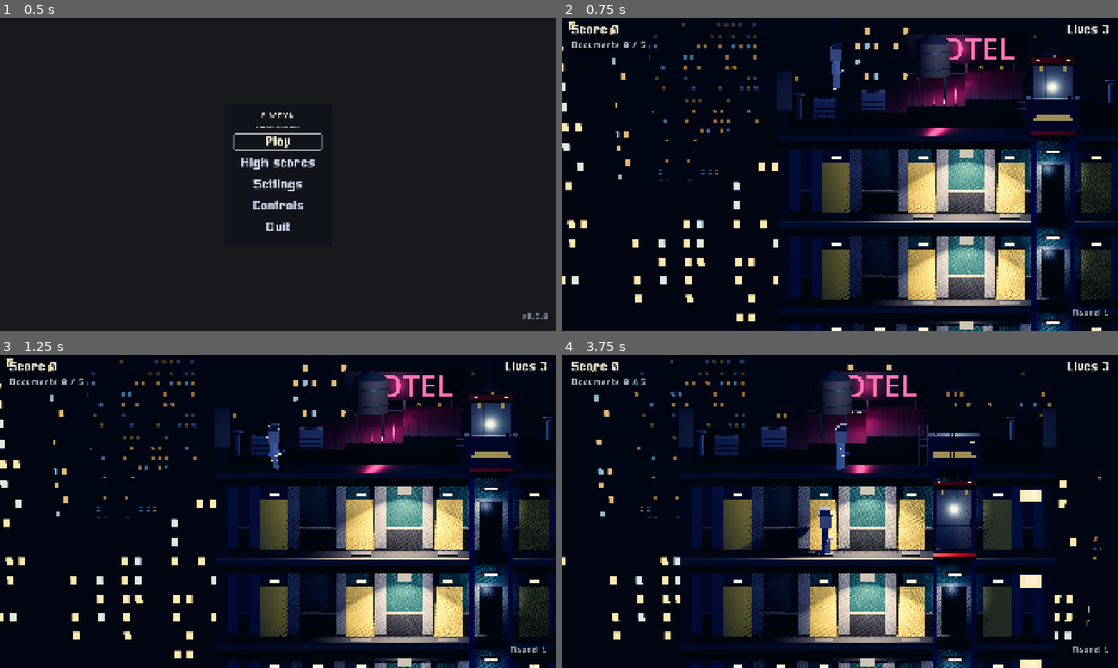
Above: before the commit, frames 1-4 (two rows, left to right).
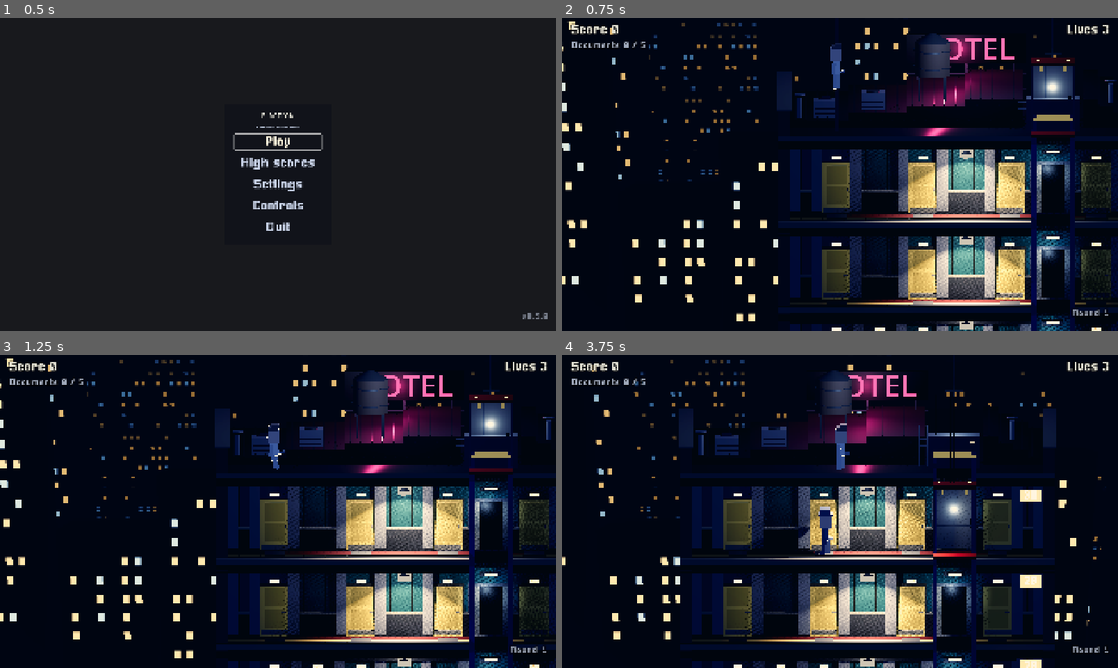
Above: after the commit, the same moments.

Repository: BalashovDmitriy/elaction
Game: Godot game, scene res://src/main.tscn
Two runs of this game, one before a commit and one after it. Both use one fixed random seed, a clock stepped at 60 frames per second and the inputs below.
Inputs (mouse positions are in pixels of both pictures, inside the frame that each line leads up to):
- Up to frame 1 (0.5 s): no input
- Up to frame 2 (0.75 s): click "Play" at 0.5 s
- Up to frame 3 (1.25 s): no input
- Up to frame 4 (3.75 s): tap Enter at 1.25 s; move the mouse to (962, 495) at 1.27 s; hold Right (move_right) 1.28-2 s; tap X (shoot) at 1.35, 3.05 s; click (962, 495) at 1.42 s; tap Space (jump) at 1.52 s; drag from (728, 527) to (812, 574) at 2.02 s; move the mouse to (895, 442) at 2.77 s; hold Right (move_right) 2.78-3.5 s; hold Shift 2.78-3.5 s; drag from (812, 574) to (673, 464) at 3.52 s

Frame 1 is identical in both runs. In frame 2, 3.1% of the frame differs, in the area x 46-99%, y 39-100%; in frame 3, 3.1%; in frame 4, 3.1%.

Commit message:
feat(m20): двери, лампы, этажи детальнее; искры
Двери: филёнки в тон створки, ручка с розеткой, отбойник, наличник.
Лампы: абажур и светящаяся чаша, видная сбоку, чашка подвеса; детали
светильника не отбрасывают тени, иначе глушили бы свой свет. Этажи
(FloorDetail, мультимешами): ковровая дорожка с каймой, швы плитки, стыки
стеновых панелей, карниз. Искры при попадании пули в лампу (Sparks).

Co-Authored-By: Claude Opus 5.5 (1M context) <noreply@anthropic.com>

Diff:
--- a/src/levels/building_scenery.gd
+++ b/src/levels/building_scenery.gd
@@ -47,6 +47,11 @@
 	kit.name = "RoofKit"
 	add_child(kit)
 	kit.build(rules, plan)
+
+	var details := FloorDetail.new()
+	details.name = "FloorDetail"
+	add_child(details)
+	details.build(rules, plan)
 
 	dressing = BuildingDressing.lay(rules, plan, building_seed)
 	var props := BuildingProps.new()
--- /dev/null
+++ b/src/levels/floor_detail.gd
@@ -0,0 +1,141 @@
+class_name FloorDetail
+extends Node3D
+
+## Мелкие детали этажей: ковровая дорожка вдоль коридора, швы плитки, стыки
+## стеновых панелей и карниз под потолком (ADR-0031, решение 3).
+##
+## Потолок не детализируется: камера смотрит сверху (ADR-0023, решение 1), и
+## его нижней стороны не видно. Детали — там, где их видно: пол и задняя стена.
+## Всё мультимешами по одному на материал: деталей тысячи, а узлов — единицы.
+## Без тел. Этаж выхода — гараж, у него своя разметка ([BuildingProps]).
+
+## Дорожка: ширина поперёк коридора, толщина, где её середина по глубине.
+const RUNNER := Vector2(1.0, 0.012)
+const RUNNER_Z: float = -0.15
+## Кайма дорожки — светлая полоса по краям.
+const RUNNER_EDGE: float = 0.05
+
+## Швы плитки: шаг вдоль коридора и толщина.
+const SEAM_STEP: float = 0.9
+const SEAM: float = 0.012
+
+## Стыки панелей задней стены: шаг, ширина и докуда от пола (над плинтусом).
+const JOINT_STEP: float = 0.9
+const JOINT_WIDTH: float = 0.02
+const JOINT_FROM: float = BuildingRibs.SKIRTING_HEIGHT + BuildingRibs.RAIL_HEIGHT
+
+## Карниз под потолком: высота и вынос от стены.
+const CROWN := Vector2(0.12, 0.1)
+
+const RUNNER_COLOR := Color(0.26, 0.08, 0.09)
+const RUNNER_EDGE_COLOR := Color(0.62, 0.5, 0.26)
+const SEAM_COLOR := Color(0.09, 0.09, 0.1)
+const JOINT_COLOR := Color(0.07, 0.08, 0.09)
+
+var _rules: BuildingRules = null
+var _plan: BuildingPlan = null
+var _parts: Dictionary = {}
+
+
+## Собирает детали всех этажей, кроме гаража.
+func build(rules: BuildingRules, plan: BuildingPlan) -> void:
+	_rules = rules
+	_plan = plan
+	for index in rules.floors - 1:
+		_dress_floor(index)
+	_commit("runner", GreyboxLook.surface(RUNNER_COLOR))
+	_commit("edge", GreyboxLook.surface(RUNNER_EDGE_COLOR))
+	_commit("seam", GreyboxLook.surface(SEAM_COLOR))
+	_commit("joint", GreyboxLook.surface(JOINT_COLOR))
+	_commit("crown", GreyboxLook.metal(GreyboxLook.TRIM.darkened(0.4)))
+
+
+func _dress_floor(index: int) -> void:
+	var surface := _rules.floor_surface(index)
+	var bounds := _rules.floor_span(index)
+	var inner := Vector2(bounds.x + BuildingShell.WALL_WIDTH, bounds.y - BuildingShell.WALL_WIDTH)
+	for span in BuildingPlan.spans_between(_plan.gaps_on(_rules, index), inner):
+		var length := span.y - span.x
+		if length <= 0.2:
+			continue
+		var middle := (span.x + span.y) * 0.5
+		var top := surface - RUNNER.y * 0.5
+		_add("runner", Vector3(length, RUNNER.y, RUNNER.x), Vector3(middle, top, RUNNER_Z))
+		for side: float in [-1.0, 1.0]:
+			var edge_z := RUNNER_Z + side * (RUNNER.x * 0.5 - RUNNER_EDGE * 0.5)
+			_add(
+				"edge", Vector3(length, RUNNER.y + 0.002, RUNNER_EDGE), Vector3(middle, top, edge_z)
+			)
+		var seams := int(length / SEAM_STEP)
+		for seam in seams:
+			var x := span.x + SEAM_STEP * (float(seam) + 0.5)
+			_add(
+				"seam",
+				Vector3(SEAM, 0.004, WorldSpace.CORRIDOR_DEPTH),
+				Vector3(x, surface - 0.002, 0.0)
+			)
+	var story_top := _rules.story_top(index)
+	var wall_height := surface - story_top
+	var joint_height := wall_height - JOINT_FROM - CROWN.x
+	var wall_z := WorldSpace.BACK_WALL_Z + 0.004
+	var joints := int((inner.y - inner.x) / JOINT_STEP)
+	for joint in joints:
+		var x := inner.x + JOINT_STEP * (float(joint) + 0.5)
+		if _near_opening(index, x):
+			continue
+		_add(
+			"joint",
+			Vector3(JOINT_WIDTH, joint_height, 0.008),
+			Vector3(x, story_top + CROWN.x + joint_height * 0.5, wall_z)
+		)
+	_add(
+		"crown",
+		Vector3(inner.y - inner.x, CROWN.x, CROWN.y),
+		Vector3(
+			(inner.x + inner.y) * 0.5,
+			story_top + CROWN.x * 0.5,
+			WorldSpace.BACK_WALL_Z + CROWN.y * 0.5
+		)
+	)
+
+
+## Стоит ли точка стены в проёме двери или в портале шахты: стыку там не место.
+func _near_opening(index: int, x: float) -> bool:
+	var half_door := Door.LEAF_SIZE.x * 0.5 + Door.FRAME_WIDTH
+	for door in _plan.doors:
+		if door.floor_index == index and absf(door.x - x) < half_door:
+			return true
+	var half_shaft := _rules.shaft_width * 0.5 + BuildingShafts.PORTAL_JAMB
+	for shaft in _plan.shafts:
+		if shaft.top <= index and index <= shaft.bottom and absf(shaft.x - x) < half_shaft:
+			return true
+	if index == _rules.floors - 1 and absf(_plan.exit_x - x) < BuildingShell.EXIT_WIDTH:
+		return true
+	return false
+
+
+## Запоминает коробку: [param at] — x и y в плоскости правил, z сцены.
+func _add(kind: String, size: Vector3, at: Vector3) -> void:
+	if not _parts.has(kind):
+		_parts[kind] = [] as Array[Transform3D]
+	var place := WorldSpace.to_scene(Vector2(at.x, at.y))
+	place.z = at.z
+	(_parts[kind] as Array[Transform3D]).append(Transform3D(Basis.from_scale(size), place))
+
+
+func _commit(kind: String, material: StandardMaterial3D) -> void:
+	if not _parts.has(kind):
+		return
+	var places: Array[Transform3D] = _parts[kind]
+	var box := BoxMesh.new()
+	box.material = material
+	var many := MultiMesh.new()
+	many.transform_format = MultiMesh.TRANSFORM_3D
+	many.mesh = box
+	many.instance_count = places.size()
+	for index in places.size():
+		many.set_instance_transform(index, places[index])
+	var node := MultiMeshInstance3D.new()
+	node.name = kind.capitalize()
+	node.multimesh = many
+	add_child(node)
--- a/src/systems/doors/door.gd
+++ b/src/systems/doors/door.gd
@@ -41,6 +41,17 @@
 
 ## Табло над створкой: габарит и на сколько его середина выше верха створки, м.
 const SIGN_SIZE := Vector3(0.4, 0.13, 0.04)
+
+## Детали двери (ADR-0031, решение 3): филёнки на створке, ручка, отбойная
+## пластина и наличник вокруг проёма, м.
+const PANEL_SIZE := Vector2(0.84, 0.78)
+const PANEL_RELIEF: float = 0.02
+const HANDLE := Vector3(0.15, 0.025, 0.04)
+const ROSETTE := Vector3(0.06, 0.12, 0.02)
+const HANDLE_RISE: float = 1.0
+const KICK_PLATE := Vector2(1.08, 0.2)
+const FRAME_WIDTH: float = 0.08
+const FRAME_DEPTH: float = 0.05
 const SIGN_RISE: float = 0.2
 
 ## Сколько Otto может пересидеть внутри, с.
@@ -72,6 +83,8 @@
 var _shown: float = -1.0
 var _shown_red: bool = false
 var _sign: MeshInstance3D = null
+## Филёнки створки: их тон идёт за створкой — красной или обычной.
+var _panels: Array[MeshInstance3D] = []
 
 @onready var _mat: Area3D = $Mat
 @onready var _leaf: MeshInstance3D = $Leaf
@@ -100,6 +113,8 @@
 		0.0, LEAF_SIZE.y + SIGN_RISE, WorldSpace.BACK_WALL_Z + SIGN_SIZE.z * 0.5
 	)
 	add_child(_sign)
+	_dress_leaf()
+	_frame_the_opening()
 	_refresh_look()
 
 
@@ -240,8 +255,54 @@
 	_leaf.position.z = WorldSpace.BACK_WALL_Z + LEAF_STANDOFF - sin(angle) * half
 	var tone := GreyboxLook.DOOR_RED if has_document else GreyboxLook.DOOR
 	_leaf.material_override = GreyboxLook.surface(tone)
+	var relief := GreyboxLook.surface(tone.darkened(0.14))
+	for panel in _panels:
+		panel.material_override = relief
 	var glow := GreyboxLook.SIGN_RED if has_document else GreyboxLook.SIGN_WARM
 	_sign.material_override = GreyboxLook.light(glow)
+
+
+## Детали створки: две филёнки, ручка с розеткой у свободного края и отбойная
+## пластина внизу. Дети створки — поворачиваются вместе с ней.
+func _dress_leaf() -> void:
+	var front := LEAF_THICKNESS * 0.5
+	var bottom := -LEAF_SIZE.y * 0.5
+	for rise: float in [0.35, 0.78]:
+		var panel := GreyboxLook.box(
+			Vector3(PANEL_SIZE.x, PANEL_SIZE.y, PANEL_RELIEF), GreyboxLook.surface(GreyboxLook.DOOR)
+		)
+		panel.position = Vector3(0.0, bottom + LEAF_SIZE.y * rise, front + PANEL_RELIEF * 0.5)
+		_leaf.add_child(panel)
+		_panels.append(panel)
+	var chrome := GreyboxLook.metal(GreyboxLook.TRIM)
+	var handle_x := LEAF_SIZE.x * 0.5 - 0.14
+	var rosette := GreyboxLook.box(ROSETTE, chrome)
+	rosette.position = Vector3(handle_x, bottom + HANDLE_RISE, front + ROSETTE.z * 0.5)
+	_leaf.add_child(rosette)
+	var lever := GreyboxLook.box(HANDLE, chrome)
+	lever.position = Vector3(
+		handle_x - HANDLE.x * 0.4, bottom + HANDLE_RISE, front + ROSETTE.z + HANDLE.z * 0.5
+	)
+	_leaf.add_child(lever)
+	var kick := GreyboxLook.box(Vector3(KICK_PLATE.x, KICK_PLATE.y, 0.01), chrome)
+	kick.position = Vector3(0.0, bottom + KICK_PLATE.y * 0.5 + 0.02, front + 0.005)
+	_leaf.add_child(kick)
+
+
+## Наличник вокруг проёма на задней стене: стойки и перемычка.
+func _frame_the_opening() -> void:
+	var trim := GreyboxLook.metal(GreyboxLook.TRIM.darkened(0.35))
+	var half := LEAF_SIZE.x * 0.5
+	var z := WorldSpace.BACK_WALL_Z + FRAME_DEPTH * 0.5
+	for side: float in [-1.0, 1.0]:
+		var jamb := GreyboxLook.box(Vector3(FRAME_WIDTH, LEAF_SIZE.y, FRAME_DEPTH), trim)
+		jamb.position = Vector3(side * (half + FRAME_WIDTH * 0.5), LEAF_SIZE.y * 0.5, z)
+		add_child(jamb)
+	var head := GreyboxLook.box(
+		Vector3(LEAF_SIZE.x + FRAME_WIDTH * 2.0, FRAME_WIDTH, FRAME_DEPTH), trim
+	)
+	head.position = Vector3(0.0, LEAF_SIZE.y + FRAME_WIDTH * 0.5, z)
+	add_child(head)
 
 
 ## Подаёт голос двери. Источник позиционный и один на дверь: поток подменяется,
--- a/src/systems/lighting/lamp.gd
+++ b/src/systems/lighting/lamp.gd
@@ -48,6 +48,14 @@
 ## Шнур подвеса, м: толщина. Длина — от патрона до потолка, и её знает уровень.
 const CORD_WIDTH: float = 0.03
 
+## Абажур: радиус верха, радиус низа и высота; чашка подвеса — радиус и
+## высота, м (ADR-0031, решение 3).
+const SHADE := Vector3(0.1, 0.3, 0.26)
+const CANOPY := Vector2(0.08, 0.05)
+const SHADE_COLOR := Color(0.42, 0.4, 0.36)
+## Чаша рассеивателя под абажуром: радиус и глубина, м.
+const BOWL := Vector2(0.27, 0.13)
+
 @export var fall_speed: float = 7.8
 
 ## Этаж, на котором лампа висит. Записывает уровень, когда вешает её.
@@ -63,6 +71,8 @@
 var _spot: SpotLight3D = null
 var _fill: OmniLight3D = null
 var _cord: MeshInstance3D = null
+## Рассеиватель абажура: светится, пока лампа цела (ADR-0031, решение 3).
+var _diffuser: MeshInstance3D = null
 
 @onready var _crush_zone: Area3D = $CrushZone
 @onready var _visual: MeshInstance3D = $Visual
@@ -86,6 +96,7 @@
 	_fall.speed = fall_speed
 	# Светильник и есть источник: он светится сам и виден с любого этажа.
 	_visual.material_override = GreyboxLook.marker(GreyboxLook.LAMP)
+	_dress_fixture()
 	_spot = _make_spot()
 	add_child(_spot)
 	_fill = _make_fill()
@@ -131,6 +142,10 @@
 	)
 	_cord.position = Vector3(0.0, box.size.y * 0.5 + cord_length * 0.5, 0.0)
 	add_child(_cord)
+	# Чашка подвеса на потолке — часть шнура: остаётся с ним, когда лампа падает.
+	var canopy := _cylinder(CANOPY.x, CANOPY.y, GreyboxLook.metal(SHADE_COLOR))
+	canopy.position = Vector3(0.0, cord_length * 0.5 - CANOPY.y * 0.5, 0.0)
+	_cord.add_child(canopy)
 
 
 ## Сбита выстрелом. Повторные попадания ничего не меняют, в том числе и по уже
@@ -139,9 +154,14 @@
 func shoot_down() -> void:
 	if not _fall.start():
 		return
+	# Искры в точке попадания: остаются там, пока лампа падает (ADR-0031).
+	if get_parent() != null:
+		Sparks.burst(get_parent(), global_position)
 	# Сбитая лампа перестаёт светиться сама: корпус тот же, но уже не светильник.
 	# Шнур остаётся на потолке — оборванный, — а не падает и не исчезает с ней.
 	_visual.material_override = GreyboxLook.surface(GreyboxLook.LAMP)
+	if _diffuser != null:
+		_diffuser.material_override = GreyboxLook.surface(GreyboxLook.LAMP.darkened(0.5))
 	if _cord != null:
 		_cord.reparent(get_parent())
 		_cord = null
@@ -161,6 +181,48 @@
 func apply_graphics() -> void:
 	_spot.shadow_enabled = Graphics.spot_shadows()
 	_fill.shadow_enabled = Graphics.fill_shadows()
+
+
+## Светильник вместо коробки: абажур конусом и рассеиватель снизу. Коробка
+## корпуса остаётся — по ней считаются попадание и падение, — но не видна.
+func _dress_fixture() -> void:
+	_visual.transparency = 1.0
+	_visual.cast_shadow = GeometryInstance3D.SHADOW_CASTING_SETTING_OFF
+	var box := _shape.shape as BoxShape3D
+	var shade := _cylinder(SHADE.x, SHADE.z, GreyboxLook.metal(SHADE_COLOR), SHADE.y)
+	shade.position = Vector3(0.0, box.size.y * 0.5 - SHADE.z * 0.5, 0.0)
+	# Светильник не отбрасывает тени: источник сидит внутри него, и абажур с
+	# чашей глушили бы собственный свет (кадры M20 — этажи потемнели).
+	shade.cast_shadow = GeometryInstance3D.SHADOW_CASTING_SETTING_OFF
+	add_child(shade)
+	# Светящаяся чаша под абажуром: видна сбоку, а не только снизу. Лампа — цель,
+	# и в кадре камеры сверху плоский рассеиватель пропадал (кадры M20).
+	var bowl := SphereMesh.new()
+	bowl.radius = BOWL.x
+	bowl.height = BOWL.y * 2.0
+	bowl.is_hemisphere = true
+	_diffuser = MeshInstance3D.new()
+	_diffuser.mesh = bowl
+	_diffuser.material_override = GreyboxLook.marker(GreyboxLook.LAMP)
+	_diffuser.rotation.x = PI
+	_diffuser.cast_shadow = GeometryInstance3D.SHADOW_CASTING_SETTING_OFF
+	_diffuser.position = Vector3(0.0, box.size.y * 0.5 - SHADE.z, 0.0)
+	add_child(_diffuser)
+
+
+## Цилиндр или усечённый конус: верх [param top], низ [param bottom] (по
+## умолчанию как верх), высота [param height].
+func _cylinder(
+	top: float, height: float, material: StandardMaterial3D, bottom: float = -1.0
+) -> MeshInstance3D:
+	var mesh := CylinderMesh.new()
+	mesh.top_radius = top
+	mesh.bottom_radius = bottom if bottom >= 0.0 else top
+	mesh.height = height
+	var part := MeshInstance3D.new()
+	part.mesh = mesh
+	part.material_override = material
+	return part
 
 
 func _make_spot() -> SpotLight3D:
--- /dev/null
+++ b/src/systems/lighting/sparks.gd
@@ -0,0 +1,110 @@
+class_name Sparks
+extends Node3D
+
+## Искры от пули, попавшей в лампу (ADR-0031, решение 3; просьба пользователя).
+##
+## Один выброс: горячие штрихи, вытянутые по скорости, разлетаются во все
+## стороны с уклоном вниз, падают под тяжестью, желтеют, краснеют и тают.
+## Вместе с ними — вспышка света на десятую долю секунды. Картинка, а не
+## правило: на бой и темноту не влияет. Убирает себя сама.
+
+## Сколько искр и сколько они живут, с.
+const COUNT: int = 48
+const LIFETIME: float = 0.75
+
+## Скорость вылета, м/с, и тяжесть.
+const SPEED := Vector2(2.5, 6.5)
+const GRAVITY: float = 9.8
+
+## Штрих искры: ширина и длина, м.
+const STREAK := Vector2(0.012, 0.09)
+
+## Вспышка: цвет, сила, радиус и длительность, с.
+const FLASH_COLOR := Color(1.0, 0.82, 0.5)
+const FLASH_ENERGY: float = 3.0
+const FLASH_RANGE: float = 3.0
+const FLASH_TIME: float = 0.1
+
+var _flash: OmniLight3D = null
+var _age: float = 0.0
+
+
+## Выбрасывает искры в точке [param at] сцены под узлом [param host].
+static func burst(host: Node, at: Vector3) -> Sparks:
+	var sparks := Sparks.new()
+	sparks.name = "Sparks"
+	host.add_child(sparks)
+	sparks.global_position = at
+	return sparks
+
+
+func _ready() -> void:
+	add_child(_particles())
+	_flash = OmniLight3D.new()
+	_flash.light_color = FLASH_COLOR
+	_flash.light_energy = FLASH_ENERGY
+	_flash.omni_range = FLASH_RANGE
+	_flash.shadow_enabled = false
+	add_child(_flash)
+
+
+func _process(delta: float) -> void:
+	_age += delta
+	if _flash != null:
+		var left := 1.0 - _age / FLASH_TIME
+		if left <= 0.0:
+			_flash.queue_free()
+			_flash = null
+		else:
+			_flash.light_energy = FLASH_ENERGY * left
+	if _age > LIFETIME + 0.2:
+		queue_free()
+
+
+func _particles() -> GPUParticles3D:
+	var process := ParticleProcessMaterial.new()
+	process.direction = Vector3(0.0, -0.3, 0.0)
+	process.spread = 180.0
+	process.initial_velocity_min = SPEED.x
+	process.initial_velocity_max = SPEED.y
+	process.gravity = Vector3(0.0, -GRAVITY, 0.0)
+	process.damping_min = 0.5
+	process.damping_max = 1.5
+	process.particle_flag_align_y = true
+	process.scale_min = 0.6
+	process.scale_max = 1.2
+
+	var fade := Gradient.new()
+	fade.offsets = PackedFloat32Array([0.0, 0.25, 0.7, 1.0])
+	fade.colors = PackedColorArray(
+		[
+			Color(1.0, 1.0, 0.85, 1.0),
+			Color(1.0, 0.85, 0.35, 1.0),
+			Color(1.0, 0.35, 0.08, 0.8),
+			Color(0.6, 0.1, 0.02, 0.0),
+		]
+	)
+	var ramp := GradientTexture1D.new()
+	ramp.gradient = fade
+	process.color_ramp = ramp
+
+	var look := StandardMaterial3D.new()
+	look.shading_mode = BaseMaterial3D.SHADING_MODE_UNSHADED
+	look.transparency = BaseMaterial3D.TRANSPARENCY_ALPHA
+	look.vertex_color_use_as_albedo = true
+	look.blend_mode = BaseMaterial3D.BLEND_MODE_ADD
+	var streak := QuadMesh.new()
+	streak.size = STREAK
+	streak.material = look
+
+	var particles := GPUParticles3D.new()
+	particles.amount = COUNT
+	particles.lifetime = LIFETIME
+	particles.one_shot = true
+	particles.explosiveness = 1.0
+	particles.local_coords = false
+	particles.process_material = process
+	particles.draw_pass_1 = streak
+	particles.visibility_aabb = AABB(Vector3(-4.0, -5.0, -4.0), Vector3(8.0, 8.0, 8.0))
+	particles.emitting = true
+	return particles
Not shown, added: src/levels/floor_detail.gd.uid
Not shown, added: src/systems/lighting/sparks.gd.uid
Not shown, changed: docs/STATUS.md
